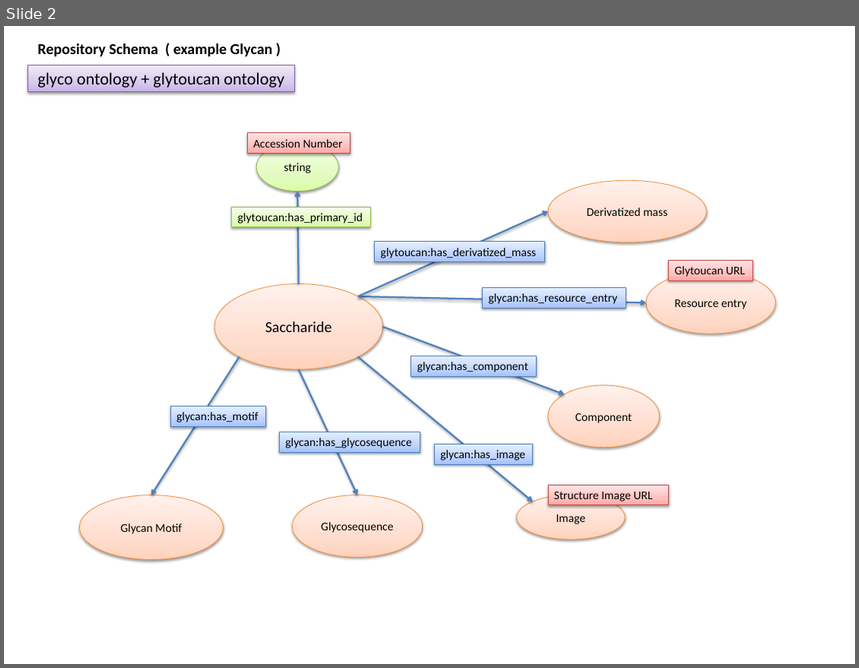
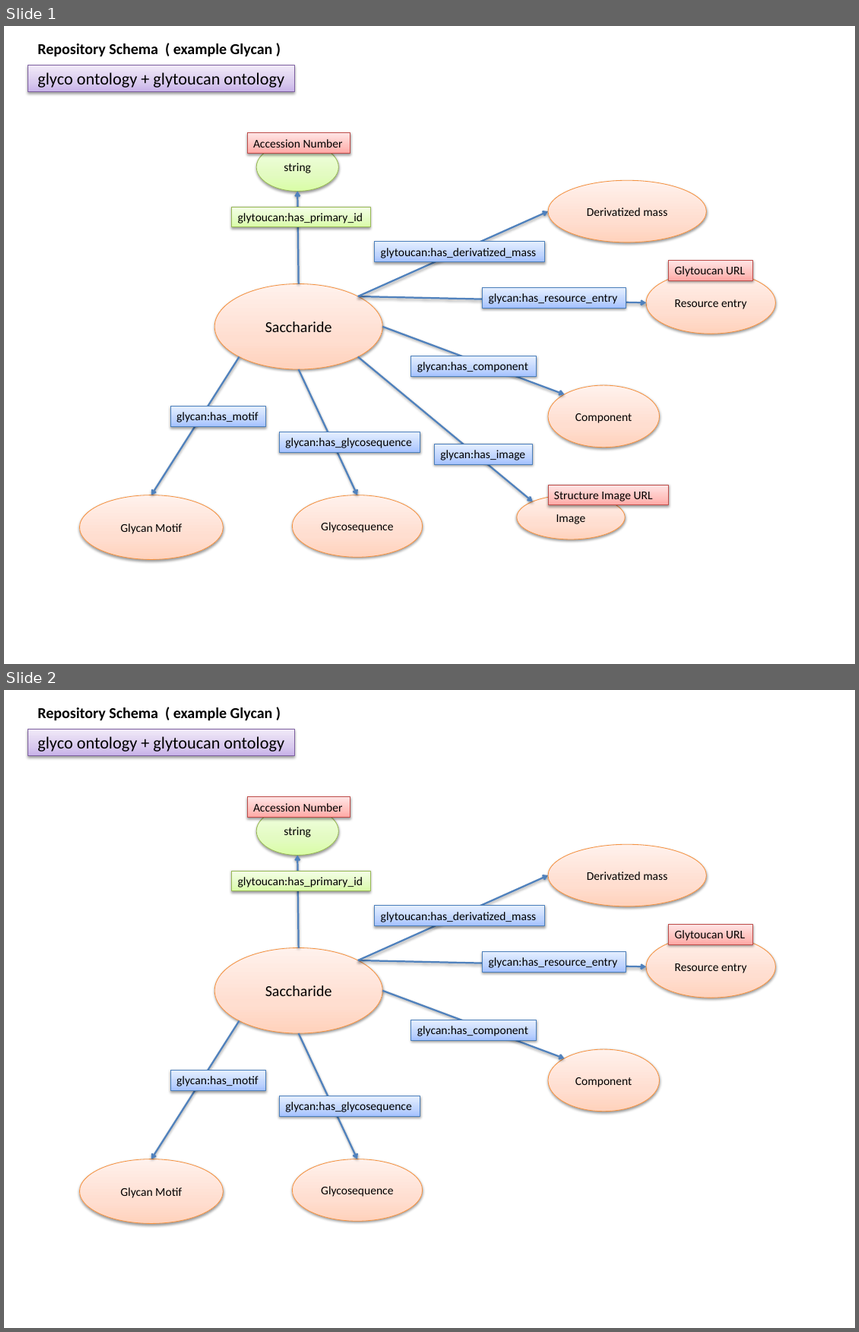
Before and after one commit to glytoucan/glytoucan, a slide deck: images/rdf_doc/RepositorySchema.pptx. Shown one above the other, each under a label of ours: slide 2 before the commit, slides 1 and 2 after it. The pictures are 859x668 and 859x1332 pixels, drawn with LibreOffice and Linux fonts; fonts in the diff are those of the drawing. Boxes give left, top, right and bottom in pixels: in the first picture for what was removed or moved away, otherwise in the second. Text is boxed around its words. In the diff, an @@ line names an element or a change of style, - is before the commit and + after.

Commit message:
fixed repository schema pptx

```diff
--- a/images/rdf_doc/RepositorySchema.pptx
+++ b/images/rdf_doc/RepositorySchema.pptx
@@ slide 2 added at <box>4,690,855,1328</box>, background #FFFFFF @@
@@ text added at <box>37,707,273,720</box>, 18 pt, text #000000, bold @@
+Repository Schema ( example Glycan )
@@ rectangle added at <box>28,729,294,755</box>, fill gradient #C9B5E8 to #D8CBEE to #F0EAF9, outline #7D60A0 0.75 pt, 20 pt, text #000000 @@
+glyco ontology + glytoucan ontology
@@ rectangle added at <box>247,797,350,818</box>, fill gradient #FFA6A5 to #FFC0BF to #FFE7E7, outline #BF4C48 0.75 pt, 14 pt, text #000000 @@
+Accession Number
@@ ellipse added at <box>256,807,338,855</box>, fill gradient #DAFDA7 to #E4FCC2 to #F5FFE7, outline #98B955 0.75 pt, 14 pt, text #000000 @@
+string
@@ ellipse added at <box>548,844,706,907</box>, fill gradient #FFD2BD to #FFDED0 to #FFF2ED, outline #F69240 0.75 pt, 14 pt, text #000000 @@
+Derivatized mass
@@ rectangle added at <box>232,871,370,891</box>, fill gradient #DAFDA7 to #E4FCC2 to #F5FFE7, outline #98B955 0.75 pt, 14 pt, text #000000 @@
+glytoucan:has_primary_id
@@ arrow added from (299, 948) to (297, 856), #4F81BD 2 pt @@
@@ arrow added from (358, 961) to (548, 875), #4F81BD 2 pt @@
@@ rectangle added at <box>375,906,544,926</box>, fill gradient #A4C4FF to #BFD4FF to #E6EEFF, outline #4B7EBC 0.75 pt, 14 pt, text #000000 @@
+glytoucan:has_derivatized_mass
@@ ellipse added at <box>646,935,775,998</box>, fill gradient #FFD2BD to #FFDED0 to #FFF2ED, outline #F69240 0.75 pt, 14 pt, text #000000 @@
+Resource entry
@@ rectangle added at <box>668,924,753,945</box>, fill gradient #FFA6A5 to #FFC0BF to #FFE7E7, outline #BF4C48 0.75 pt, 14 pt, text #000000 @@
+Glytoucan URL
@@ ellipse added at <box>215,948,382,1034</box>, fill gradient #FFD2BD to #FFDED0 to #FFF2ED, outline #F69240 0.75 pt, 18 pt, text #000000 @@
+Saccharide
@@ arrow added from (358, 961) to (646, 967), #4F81BD 2 pt @@
@@ rectangle added at <box>483,951,626,972</box>, fill gradient #A4C4FF to #BFD4FF to #E6EEFF, outline #4B7EBC 0.75 pt, 14 pt, text #000000 @@
+glycan:has_resource_entry
@@ arrow added from (382, 991) to (565, 1059), #4F81BD 2 pt @@
@@ arrow added from (240, 1021) to (151, 1160), #4F81BD 2 pt @@
@@ rectangle added at <box>411,1020,536,1041</box>, fill gradient #A4C4FF to #BFD4FF to #E6EEFF, outline #4B7EBC 0.75 pt, 14 pt, text #000000 @@
+glycan:has_component
@@ arrow added from (299, 1034) to (357, 1160), #4F81BD 2 pt @@
@@ ellipse added at <box>548,1049,659,1111</box>, fill gradient #FFD2BD to #FFDED0 to #FFF2ED, outline #F69240 0.75 pt, 14 pt, text #000000 @@
+Component
@@ rectangle added at <box>170,1071,265,1091</box>, fill gradient #A4C4FF to #BFD4FF to #E6EEFF, outline #4B7EBC 0.75 pt, 14 pt, text #000000 @@
+glycan:has_motif
@@ rectangle added at <box>279,1096,420,1117</box>, fill gradient #A4C4FF to #BFD4FF to #E6EEFF, outline #4B7EBC 0.75 pt, 14 pt, text #000000 @@
+glycan:has_glycosequence
@@ ellipse added at <box>79,1160,223,1224</box>, fill gradient #FFD2BD to #FFDED0 to #FFF2ED, outline #F69240 0.75 pt, 14 pt, text #000000 @@
+Glycan Motif
@@ ellipse added at <box>292,1160,422,1221</box>, fill gradient #FFD2BD to #FFDED0 to #FFF2ED, outline #F69240 0.75 pt, 14 pt, text #000000 @@
+Glycosequence
@@ what was slide 2 is now slide 1 @@
```
Also in this commit, not shown: 1 slide removed.
